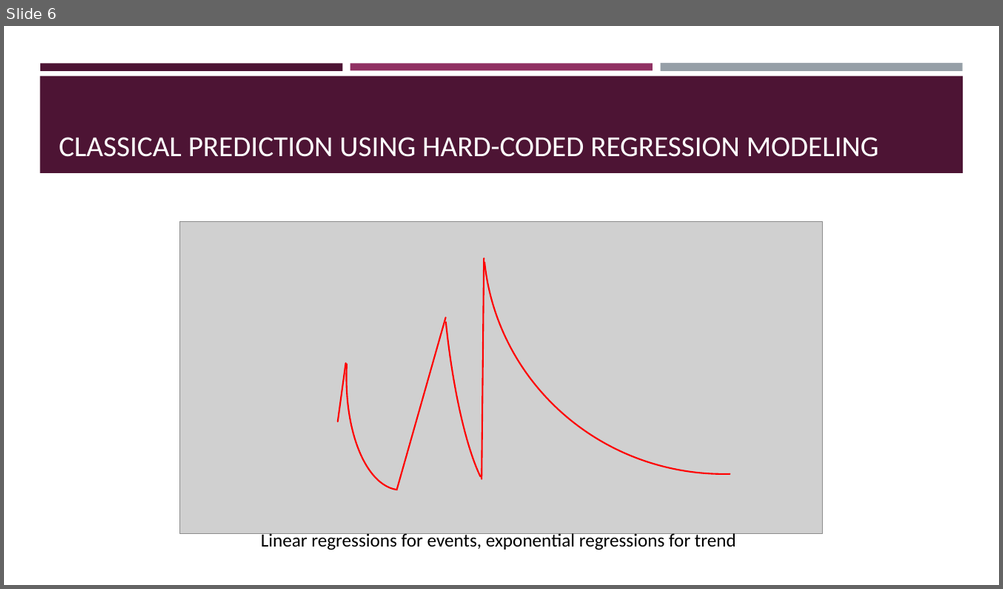
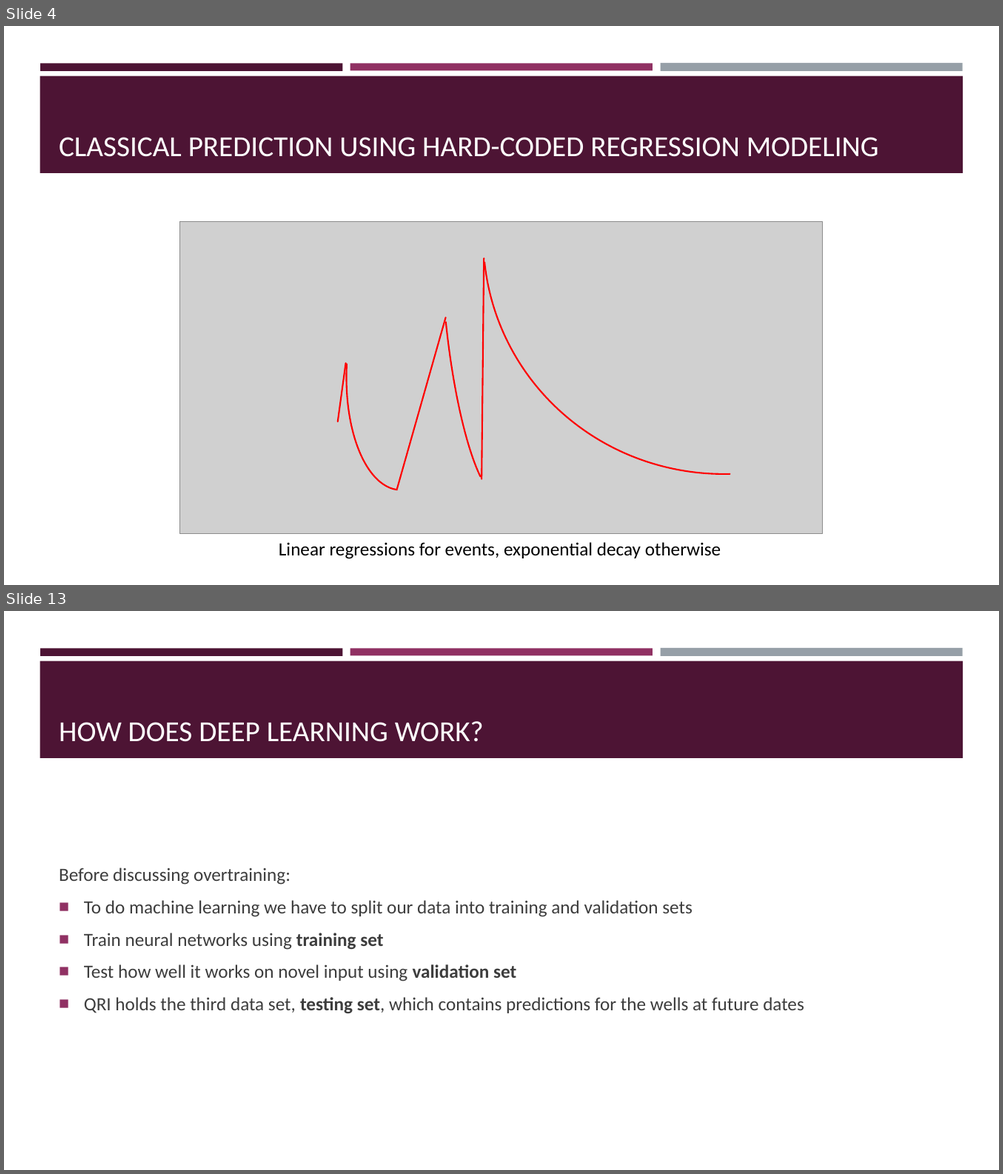
Before and after one commit to akashlevy/Deep-Learn-Oil, a slide deck: presentations/TRiCAM QRI Introductory Presentation.pptx. Shown one above the other, each under a label of ours: slide 6 before the commit, slides 4 and 13 after it; the slides between them are not shown. The pictures are 1003x589 and 1003x1174 pixels, drawn with LibreOffice and Linux fonts; fonts in the diff are those of the drawing; grey boxes stand for pictures. Boxes give left, top, right and bottom in pixels: in the first picture for what was removed or moved away, otherwise in the second. Text is boxed around its words. In the diff, an @@ line names an element or a change of style, - is before the commit and + after.

```diff
--- a/presentations/TRiCAM QRI Introductory Presentation.pptx
+++ b/presentations/TRiCAM QRI Introductory Presentation.pptx
@@ slide 13 added at [4, 611, 999, 1170], background #FFFFFF; not listed: 4 template elements that a slide beside it also shows @@
@@ title added at [59, 721, 484, 742], 28 pt, text #FFFFFF @@
+HOW DOES DEEP LEARNING WORK?
@@ text added at [59, 868, 804, 1014], 18 pt, text #3D3D3D @@
+Before discussing overtraining:
+■ To do machine learning we have to split our data into training and validation sets
+■ Train neural networks using training set
+■ Test how well it works on novel input using validation set
+■ QRI holds the third data set, testing set, which contains predictions for the wells at future dates
@@ what was slide 6 is now slide 4 @@
@@ slide 4 changed as well @@
@@ text at [279, 543, 720, 560]: text changed @@
-Linear regressions for events, exponential regressions for trend
+Linear regressions for events, exponential decay otherwise
```
Also in this commit, not shown: 5 other slides changed, 11 other slides added, 1 slide removed.
